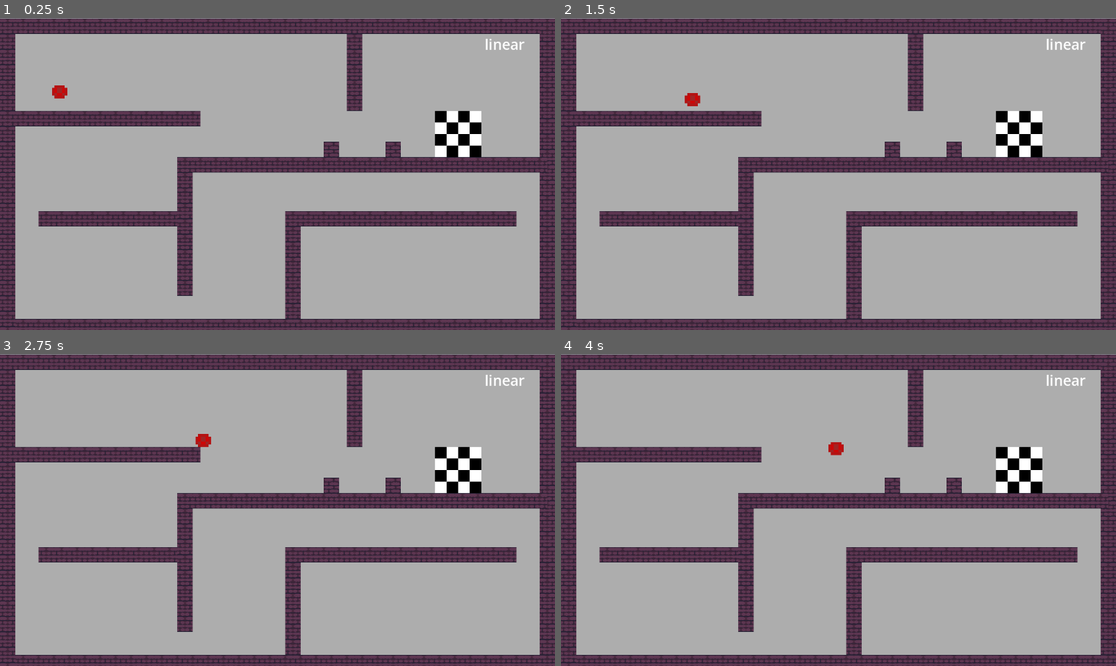
Above: before the commit, frames 1-4 (two rows, left to right).
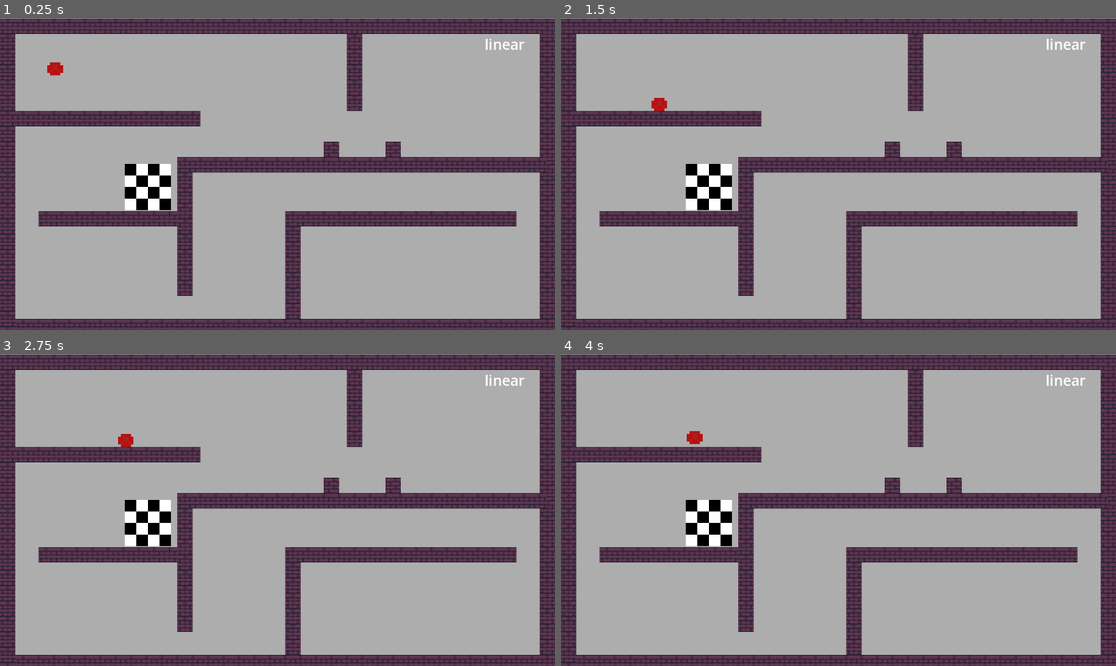
Above: after the commit, the same moments.

Repository: Kuzmych-Bohdan/Maze-
Game: Godot game, scene res://scene/map.tscn
Two runs of this game, one before a commit and one after it. Both use one fixed random seed, a clock stepped at 60 frames per second and the inputs below.
Inputs:
- Up to frame 1 (0.25 s): no input
- Up to frame 2 (1.5 s): no input
- Up to frame 3 (2.75 s): no input
- Up to frame 4 (4 s): no input

The runs differ from the first frame. In frame 1, 2.7% of the frame differs, in the area x 8-87%, y 14-62%; in frame 2, 2.7%, in the area x 16-87%, y 24-62%; in frame 3, 2.7%; in frame 4, 2.7%.

Commit message:
just try

Diff:
--- a/scene/map.tscn
+++ b/scene/map.tscn
@@ -165,11 +165,11 @@
 layer_0/tile_data = PackedInt32Array(0, 65536, 2, 65536, 65536, 3, 1, 131072, 2, 65537, 131072, 3, 131072, 65536, 2, 19 …(14065 unchanged characters)…
 
 [node name="finish" parent="." instance=ExtResource("5_ru1fx")]
-position = Vector2(951, 241)
+position = Vector2(307, 351)
 scale = Vector2(-11.929, -11.9985)
 
 [node name="looking" parent="." instance=ExtResource("3_qat4r")]
-position = Vector2(94, 150)
+position = Vector2(95.9999, 82)
 scale = Vector2(0.36, 0.36)
 
 [node name="modelNow" type="Label" parent="."]
--- a/scripts/loockingScript.gd
+++ b/scripts/loockingScript.gd
@@ -140,6 +140,7 @@
 # ПОШУК НАЙКРАЩОГО НАПРЯМУ УНИКАННЯ
 # =========================
 func find_best_avoidance_directions():
+	print("🧭 Alternative route search started: looking for detour around wall")
 	var finish_dir = (G.finish_position - global_position).normalized()
 
 	# Сортуємо напрями за близькістю до напрямку на фініш
Not shown, changed: PythonScripts/GDSocket.py
